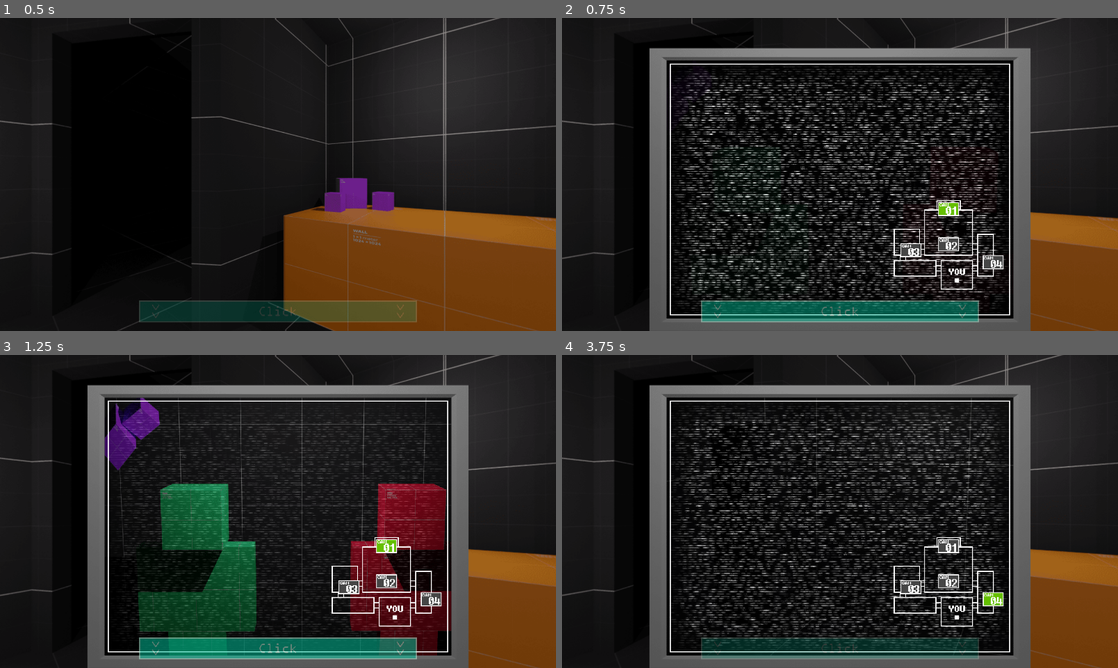
Above: before the commit, frames 1-4 (two rows, left to right).
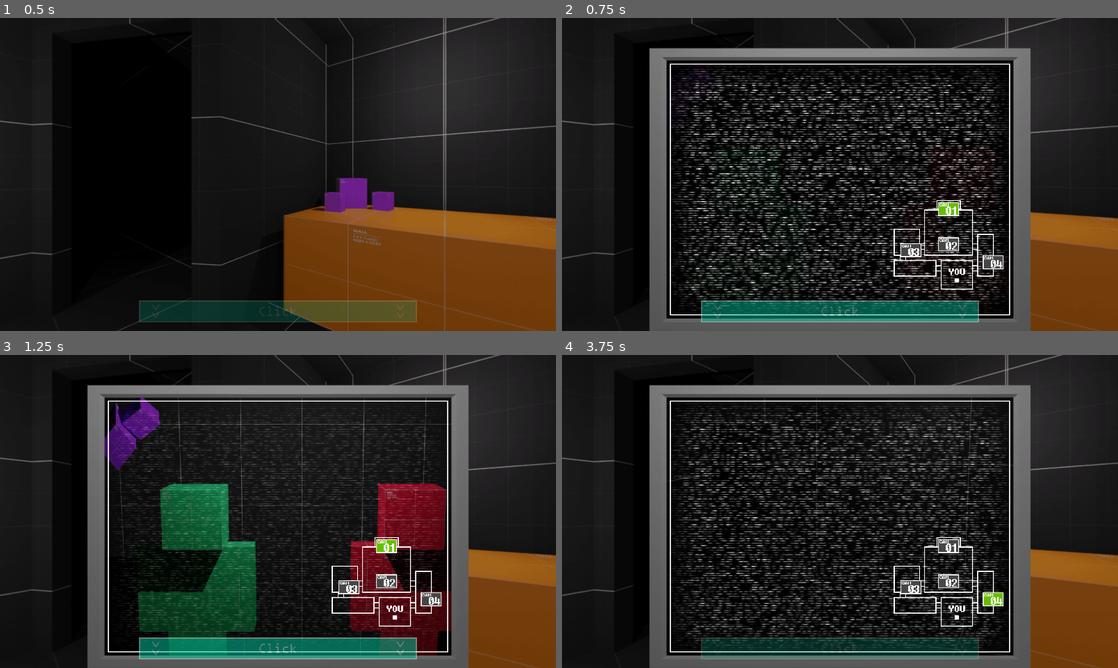
Above: after the commit, the same moments.

Repository: Oplexitie/Cupcakes-Framework
Game: Godot game, scene res://Scenes/Night/night.tscn
Two runs of this game, one before a commit and one after it. Both use one fixed random seed, a clock stepped at 60 frames per second and the inputs below.
Inputs (mouse positions are in pixels of both pictures, inside the frame that each line leads up to):
- Up to frame 1 (0.5 s): no input
- Up to frame 2 (0.75 s): click (840, 315) at 0.5 s
- Up to frame 3 (1.25 s): no input
- Up to frame 4 (3.75 s): click (951, 580) at 1.25 s; click (951, 545) at 2 s; click (912, 586) at 2.75 s; click (995, 599) at 3.5 s

Frame 1 is identical in both runs. In frame 2, 14% of the frame differs, in the area x 19-81%, y 14-95%; in frame 3, 2.7%; in frame 4, 13%.

Commit message:
more cam control + cleanup

Diff:
--- a/AnimationTree/animtree_camera.tres
+++ b/AnimationTree/animtree_camera.tres
@@ -26,12 +26,12 @@
 start_node = "static_boot"
 
 [resource]
-graph_offset = Vector2( -136.874, 53.1463 )
+graph_offset = Vector2( -294.25, -22.2872 )
 nodes/Add2/node = SubResource( 17 )
 nodes/Add2/position = Vector2( 480, 80 )
 nodes/CameraScroll/node = SubResource( 11 )
 nodes/CameraScroll/position = Vector2( 260, 180 )
 nodes/StaticState/node = SubResource( 16 )
-nodes/StaticState/position = Vector2( 260, 40 )
+nodes/StaticState/position = Vector2( 260, -60 )
 nodes/output/position = Vector2( 680, 80 )
-node_connections = [ "Add2", 0, "StaticState", "Add2", 1, "CameraScroll", "output", 0, "Add2" ]
+node_connections = [ "output", 0, "Add2", "Add2", 0, "StaticState", "Add2", 1, "CameraScroll" ]
--- a/Scenes/Night/night.tscn
+++ b/Scenes/Night/night.tscn
@@ -252,6 +252,8 @@
 centered = false
 offset = Vector2( -360, 0 )
 script = ExtResource( 4 )
+office_clamp = 620
+pan_speed = 5
 
 [node name="Tablet_Elements" type="Node2D" parent="."]
 position = Vector2( 960, 1013 )
@@ -308,7 +310,7 @@
 centered = false
 vframes = 4
 region_enabled = true
-region_rect = Rect2( 268, 0, 798, 2372 )
+region_rect = Rect2( 160.579, 0, 798, 2372 )
 
 [node name="room3" type="Sprite" parent="Camera_Elements/Cam_Rooms"]
 visible = false
@@ -317,7 +319,7 @@
 centered = false
 vframes = 2
 region_enabled = true
-region_rect = Rect2( 67.8559, 0, 798, 1186 )
+region_rect = Rect2( 18.0881, 0, 798, 1186 )
 
 [node name="room4" type="Sprite" parent="Camera_Elements/Cam_Rooms"]
 visible = false
@@ -326,7 +328,7 @@
 centered = false
 vframes = 2
 region_enabled = true
-region_rect = Rect2( 21.4774, 0, 798, 1186 )
+region_rect = Rect2( 196.755, 0, 798, 1186 )
 
 [node name="Cam_Buttons" type="Node2D" parent="Camera_Elements"]
 z_index = 19
@@ -378,6 +380,7 @@
 modulate = Color( 1, 1, 1, 0.235294 )
 position = Vector2( 361, 147.1 )
 frames = SubResource( 3 )
+frame = 3
 speed_scale = 5.0
 playing = true
 centered = false
--- a/Scripts/Night/Camera/cam_switching.gd
+++ b/Scripts/Night/Camera/cam_switching.gd
@@ -1,26 +1,26 @@
 extends Node2D
 
-onready var animtree = $AnimationTree
+var curr_cam : int = 0
+# room_content_array = [room1[character1,character2],room2[empty,empty]]
+# 0=empty 1=character other=special_character_pose
+var room_content_array : Array = [[1,1],[0,0],[0,0],[0,0]]
+var cam_rvisual_array : Array = []
+var cam_button_array : Array = []
+
+onready var animtree : AnimationTree = $AnimationTree
 onready var tree_state_machine = animtree["parameters/StaticState/playback"]
-
-onready var cam_rooms = $Cam_Rooms
-onready var cam_buttons = $Cam_Buttons
-
-var curr_cam : int = 0
-
-# rooms_array = [room1[character1,character2],room2[empty,empty]]
-# 0=empty 1=character other=special_character_pose
-var rooms_array : Array = [[1,1],[0,0],[0,0],[0,0]]
-var cam_room_array : Array = []
-var cam_button_array : Array = []
 
 func _ready():
 	# Adds the camera images and buttons into seperate arrays so they can be synced
 	# up in the '_on_click_cam' function
+	var cam_rooms = $Cam_Rooms
+	var cam_buttons = $Cam_Buttons
+
 	for i in cam_rooms.get_children():
-		cam_room_array.append(i)
+		cam_rvisual_array.append(i)
 	for i in cam_buttons.get_children():
 		cam_button_array.append(i)
+
 	cam_button_array[0].disabled = true
 	update_rooms([0,1,2,3])
 
@@ -31,10 +31,10 @@
 		tree_state_machine.start("static_boot")
 		animtree.advance(0)		# this fixes a problem where the static plays 1 frame too late
 
-		cam_room_array[curr_cam].visible = false
+		cam_rvisual_array[curr_cam].visible = false
 		cam_button_array[curr_cam].disabled = false
 
-		cam_room_array[extra_arg_0].visible = true
+		cam_rvisual_array[extra_arg_0].visible = true
 		cam_button_array[extra_arg_0].disabled = true
 
 		curr_cam = extra_arg_0
@@ -46,34 +46,34 @@
 	for i in rooms_to_update:
 		match i:
 			0:
-				match rooms_array[0]:
+				match room_content_array[0]:
 					[0,0]:
-						cam_room_array[0].frame = 3
+						cam_rvisual_array[0].frame = 3
 					[1,0]:
-						cam_room_array[0].frame = 2
+						cam_rvisual_array[0].frame = 2
 					[0,1]:
-						cam_room_array[0].frame = 1
+						cam_rvisual_array[0].frame = 1
 					[1,1]:
-						cam_room_array[0].frame = 0
+						cam_rvisual_array[0].frame = 0
 			1:
-				match rooms_array[1]:
+				match room_content_array[1]:
 					[0,0]:
-						cam_room_array[1].frame = 3
+						cam_rvisual_array[1].frame = 3
 					[1,0]:
-						cam_room_array[1].frame = 2
+						cam_rvisual_array[1].frame = 2
 					[0,1]:
-						cam_room_array[1].frame = 1
+						cam_rvisual_array[1].frame = 1
 					[1,1]:
-						cam_room_array[1].frame = 0
+						cam_rvisual_array[1].frame = 0
 			2:
-				match rooms_array[2]:
+				match room_content_array[2]:
 					[0,0]:
-						cam_room_array[2].frame = 1
+						cam_rvisual_array[2].frame = 1
 					[1,0]:
-						cam_room_array[2].frame = 0
+						cam_rvisual_array[2].frame = 0
 			3:
-				match rooms_array[3]:
+				match room_content_array[3]:
 					[0,0]:
-						cam_room_array[3].frame = 1
+						cam_rvisual_array[3].frame = 1
 					[0,1]:
-						cam_room_array[3].frame = 0
+						cam_rvisual_array[3].frame = 0
--- a/Scripts/Night/Camera/tablet_button.gd
+++ b/Scripts/Night/Camera/tablet_button.gd
@@ -5,10 +5,10 @@
 
 var is_tablet_up : bool = false
 
-onready var tablet_button = $Tablet_Button/Button
+onready var tablet_button : TextureButton = $Tablet_Button/Button
 onready var tweener = $Tween
-onready var tablet_sprite = $Tablet_Sprite
-onready var cam_stuff = get_node(path_cam_stuff)
+onready var tablet_sprite : AnimatedSprite = $Tablet_Sprite
+onready var cam_stuff : Node2D = get_node(path_cam_stuff)
 
 func on_mouse_enter():
 	tweener.interpolate_property(tablet_button, "modulate:a", tablet_button.modulate.a, 0.5, 0.3,Tween.TRANS_LINEAR, Tween.EASE_IN_OUT)
--- a/Scripts/Night/chara_ai.gd
+++ b/Scripts/Night/chara_ai.gd
@@ -1,9 +1,9 @@
 extends Node2D
-
-onready var cam_elements = $"../Camera_Elements"
 
 var char_levels : Array = [20,20]		# Character levels [character1,character2]
 var char_pos : Array = [0,0]	# Character positions [character1,character2]
+
+onready var cam_elements : Node2D = $"../Camera_Elements"
 
 func _ready():
 	randomize()
@@ -48,14 +48,14 @@
 	# if it is, it'll go into the room, otherwise it won't
 
 	if(checknextroom == true):
-		if(cam_elements.rooms_array[to_room]==[0,0,0,0,0,0]):
+		if(cam_elements.room_content_array[to_room]==[0,0,0,0,0,0]):
 			pass
 		else:
 			char_pos[character]-=1
 			return
 
-	cam_elements.rooms_array[from_room][character]=0
-	cam_elements.rooms_array[to_room][character]=newstate
+	cam_elements.room_content_array[from_room][character]=0
+	cam_elements.room_content_array[to_room][character]=newstate
 	if cam_elements.curr_cam ==  from_room or cam_elements.curr_cam ==  to_room:
 		cam_elements.tree_state_machine.start("static_boot")
 		cam_elements.animtree.advance(0)	# this fixes a problem where the static plays 1 frame too late
--- a/Scripts/Night/office_scroll.gd
+++ b/Scripts/Night/office_scroll.gd
@@ -1,5 +1,7 @@
 extends Sprite
 
+export var office_clamp : int
+export var pan_speed : int
 # An export made for objects that need a slight offset due to the equirectangular shader
 # [NodePath, PanOffset(int), SpeedClamp(int), SizeClamp(int)]
 export var list_offset_corrections : Array
@@ -30,14 +32,14 @@
 
 	# Checks if the mouse is within one the mouse movement areas, and pans the office if is
 	if mouse_position.x < border_distance.x:
-		pan_value = (border_distance.x - mouse_position.x) * int(Global.can_move) * 5
+		pan_value = (border_distance.x - mouse_position.x) * int(Global.can_move) * pan_speed
 	elif mouse_position.x > border_distance.y:
-		pan_value = (border_distance.y - mouse_position.x) * int(Global.can_move) * 5
+		pan_value = (border_distance.y - mouse_position.x) * int(Global.can_move) * pan_speed
 	else:
 		pan_value = 0
 
 	# Modifies the position of the office, while clamping it, so the office stays in frame
-	position.x = clamp(position.x + clamp(pan_value * delta, -40,40), -620,620)
+	position.x = clamp(position.x + clamp(pan_value * delta, -40,40), -office_clamp, office_clamp)
 
 	# Modifies the buttons collision postion, makes it so the button is pressable with the shader
 	_apply_offset(delta)
